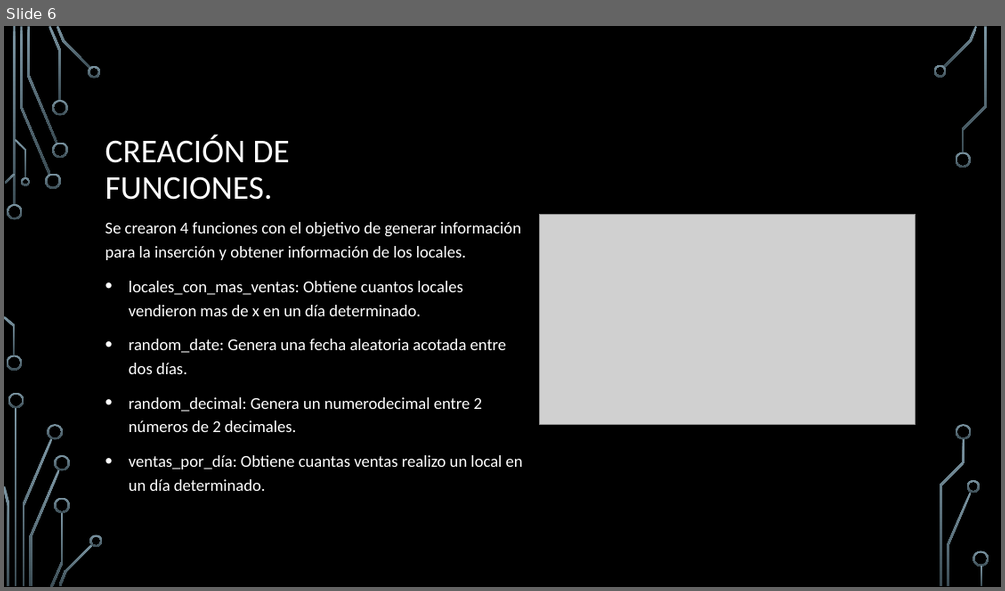
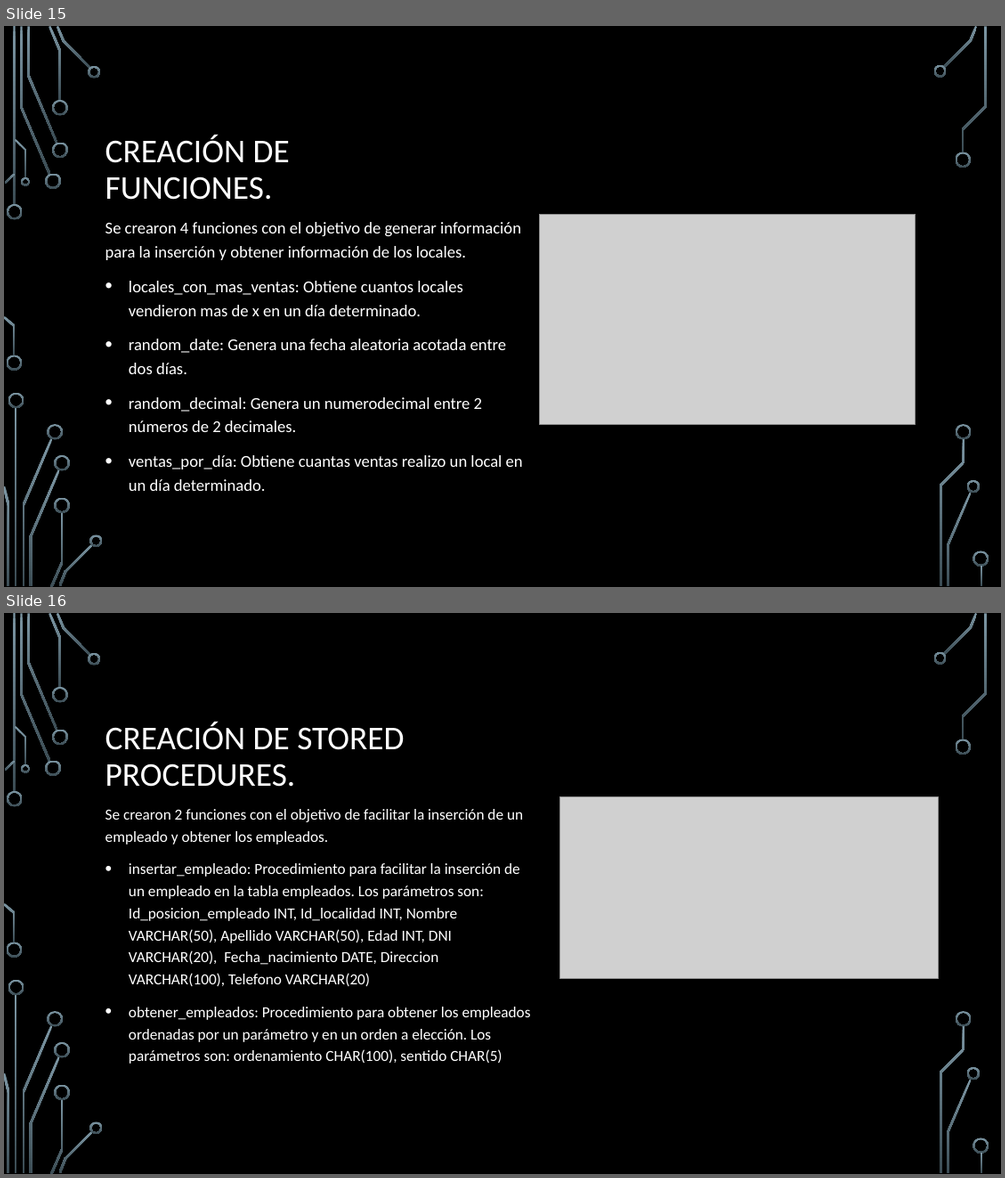
Before and after one commit to Fran2109/Curso_SQL_CoderHouse, a slide deck: Entrega Final/Informe Proyecto Casa de Sanitarios Francisco Agustin Filosi.pptx. Shown one above the other, each under a label of ours: slide 6 before the commit, slides 15 and 16 after it. The pictures are 1005x591 and 1005x1178 pixels, drawn with LibreOffice and Linux fonts; fonts in the diff are those of the drawing; grey boxes stand for pictures; background and template pictures are left out. Boxes give left, top, right and bottom in pixels: in the first picture for what was removed or moved away, otherwise in the second. Text is boxed around its words. In the diff, an @@ line names an element or a change of style, - is before the commit and + after.

```diff
--- a/Entrega Final/Informe Proyecto Casa de Sanitarios Francisco Agustin Filosi.pptx
+++ b/Entrega Final/Informe Proyecto Casa de Sanitarios Francisco Agustin Filosi.pptx
@@ slide 16 added at (x1=4, y1=613, x2=1001, y2=1174), background picture (left out); not listed: 36 template elements that a slide beside it also shows @@
@@ title added at (x1=105, y1=722, x2=404, y2=787), 32 pt, text #FFFFFF @@
+CREACIÓN DE STORED PROCEDURES.
@@ picture added at (x1=560, y1=797, x2=938, y2=979) @@
@@ text added at (x1=105, y1=809, x2=531, y2=1063), 14.8 pt, text #FFFFFF @@
+Se crearon 2 funciones con el objetivo de facilitar la inserción de un empleado y obtener los empleados.
+• insertar_empleado: Procedimiento para facilitar la inserción de un empleado en la tabla empleados. Los parámetros son: Id_posicion_empleado INT, Id_localidad INT, Nombre VARCHAR(50), Apellido VARCHAR(50), Edad INT, DNI VARCHAR(20), Fecha_nacimiento DATE, Direccion VARCHAR(100), Telefono VARCHAR(20)
+• obtener_empleados: Procedimiento para obtener los empleados ordenadas por un parámetro y en un orden a elección. Los parámetros son: ordenamiento CHAR(100), sentido CHAR(5)
@@ what was slide 6 is now slide 15 @@
```
Also in this commit, not shown: 1 slide changed, 13 other slides added, 1 slide removed, 6 other files.
